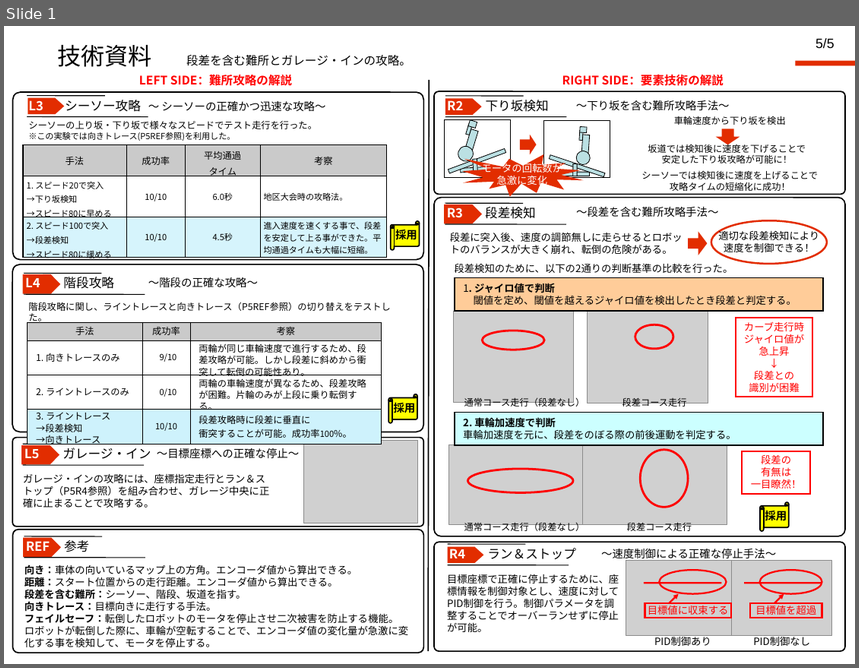
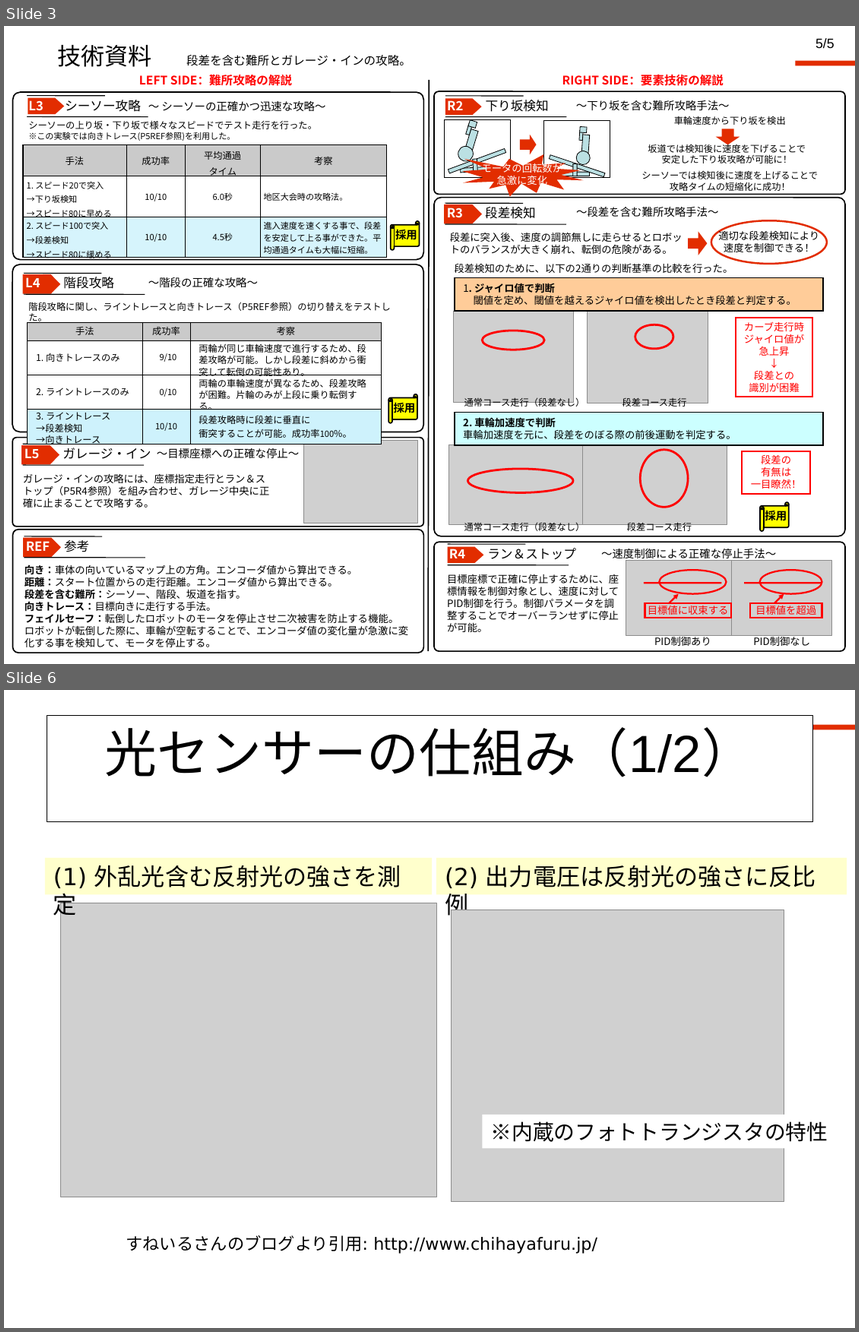
Before and after one commit to jrits/model2011, a slide deck: model_5/222_hamarobo_model_5.ppt. Shown one above the other, each under a label of ours: slide 1 before the commit, slides 3 and 6 after it; the slides between them are not shown. The pictures are 859x668 and 859x1332 pixels, drawn with LibreOffice and Linux fonts; fonts in the diff are those of the drawing; grey boxes stand for pictures; background and template pictures are left out. Boxes give left, top, right and bottom in pixels: in the first picture for what was removed or moved away, otherwise in the second. Text is boxed around its words. In the diff, an @@ line names an element or a change of style, - is before the commit and + after.

```diff
--- a/model_5/222_hamarobo_model_5.ppt
+++ b/model_5/222_hamarobo_model_5.ppt
@@ slide 6 added at [4, 690, 855, 1328], background #FFFFFF; not listed: 1 template element that a slide beside it also shows @@
@@ title added at [47, 716, 813, 822], fill #FFFFFF, outline #000000 0.74 pt, 62 pt, text #000000 @@
+光センサーの仕組み（1/2）
@@ rectangle added at [45, 858, 432, 895], fill #FFFFCC, 28 pt, text #000000 @@
+(1) 外乱光含む反射光の強さを測定
@@ rectangle added at [436, 858, 848, 895], fill #FFFFCC, 28 pt, text #000000 @@
+(2) 出力電圧は反射光の強さに反比例
@@ picture added at [60, 903, 436, 1197] @@
@@ picture added at [451, 910, 784, 1202] @@
@@ rectangle added at [483, 1115, 837, 1149], fill #FFFFFF, 25 pt, text #000000 @@
+※内蔵のフォトトランジスタの特性
@@ text added at [126, 1236, 598, 1254], 20 pt, text #000000 @@
+すねいるさんのブログより引用: http://www.chihayafuru.jp/
@@ what was slide 1 is now slide 3 @@
```
Also in this commit, not shown: 8 other slides added, 4 other files.
